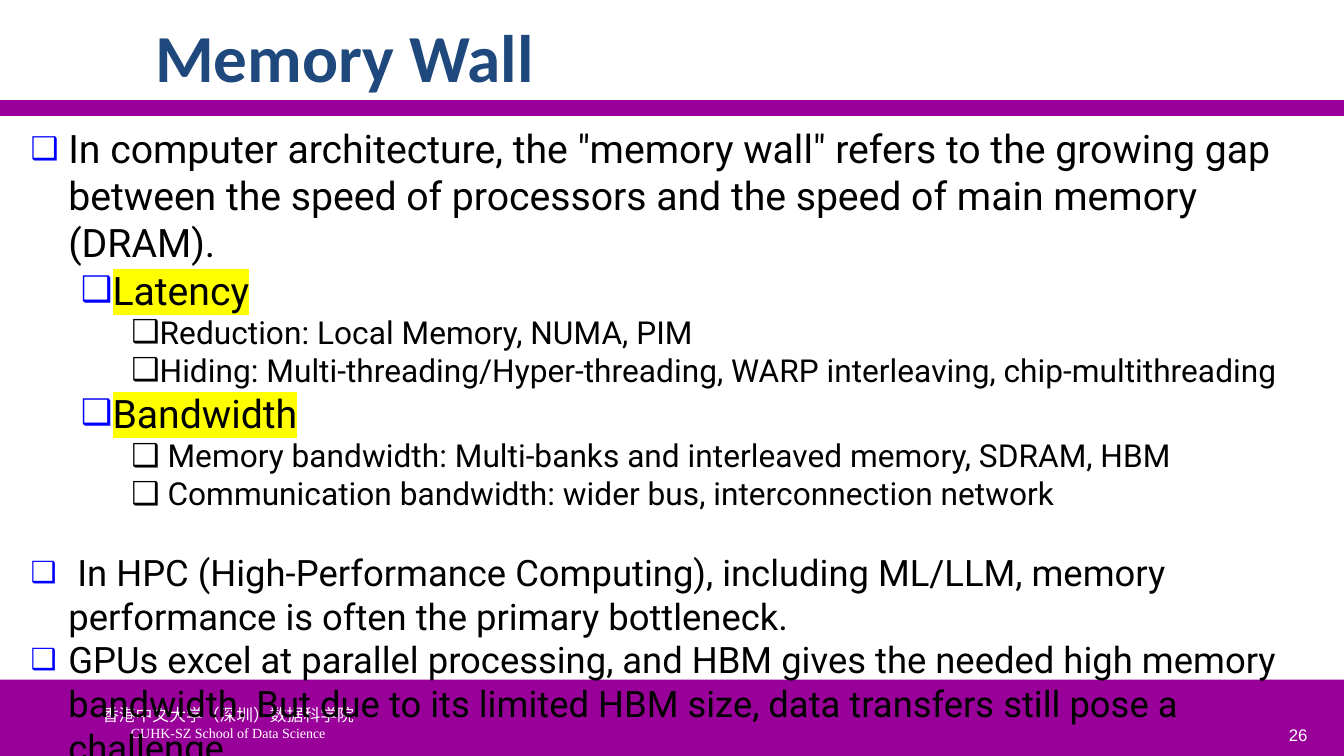
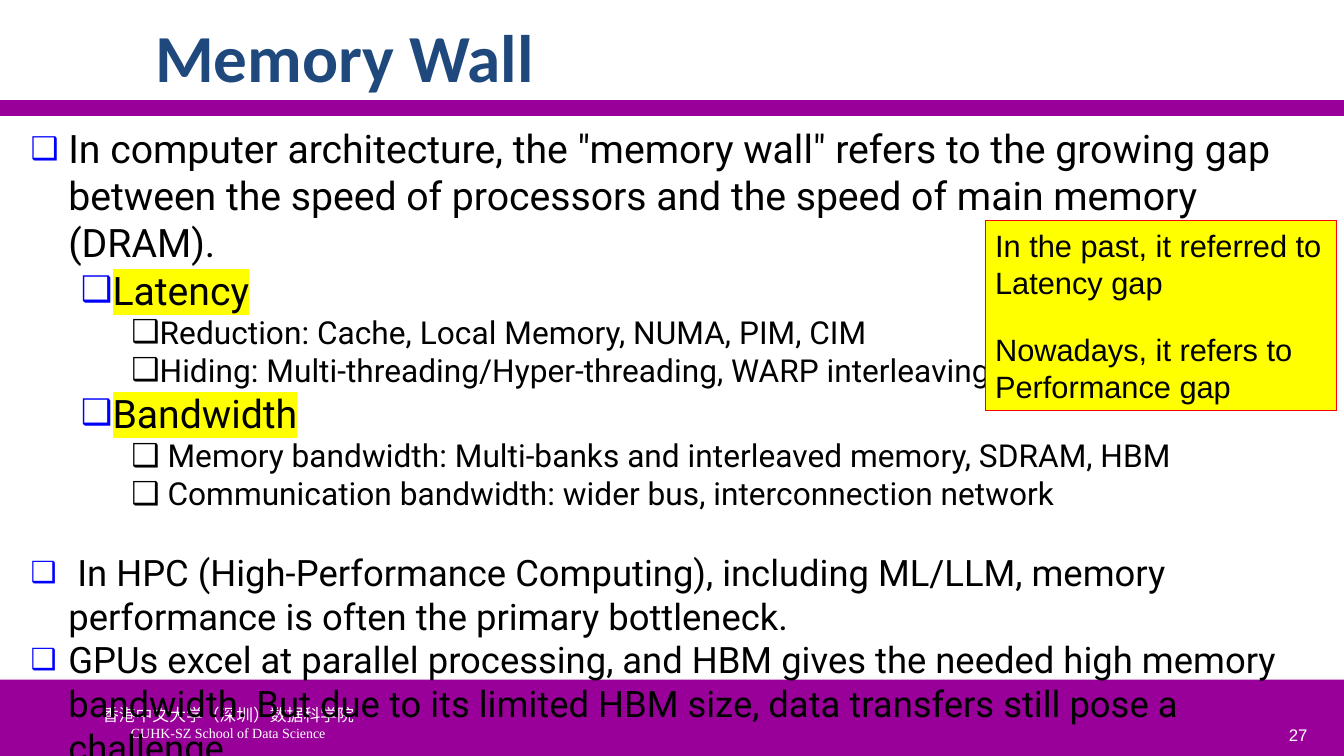
Before and after one commit to SUNCHAOYI923/CMU_CSAPP, a slide deck: slide 27 of slide/CA3060-6-MemHierarchy.pptx (slide 26 before the commit). Drawn at 1344x756 pixels with LibreOffice and Linux fonts; fonts in the diff are those of the drawing; background and template pictures are left out. Boxes give left, top, right and bottom in pixels: in the first picture for what was removed or moved away, otherwise in the second. Text is boxed around its words. In the diff, an @@ line names an element or a change of style, - is before the commit and + after.

```diff
--- a/slide/CA3060-6-MemHierarchy.pptx
+++ b/slide/CA3060-6-MemHierarchy.pptx
@@ rectangle added at (x1=985, y1=221, x2=1336, y2=410), fill #FFFF00, outline #FF0000 0.75 pt, 22 pt, text #000000 @@
+In the past, it referred to
+Latency gap
+Nowadays, it refers to
+Performance gap
@@ text at (x1=160, y1=320, x2=866, y2=351): text changed @@
-    ❑ Reduction: Local Memory, NUMA, PIM
+    ❑ Reduction: Cache, Local Memory, NUMA, PIM, CIM
@@ page number at (x1=1289, y1=729, x2=1308, y2=741): text changed @@
-26
+27
```
Also in this commit, not shown: 8 other slides changed, 4 slides added, 2 slides removed, 31 other files.
